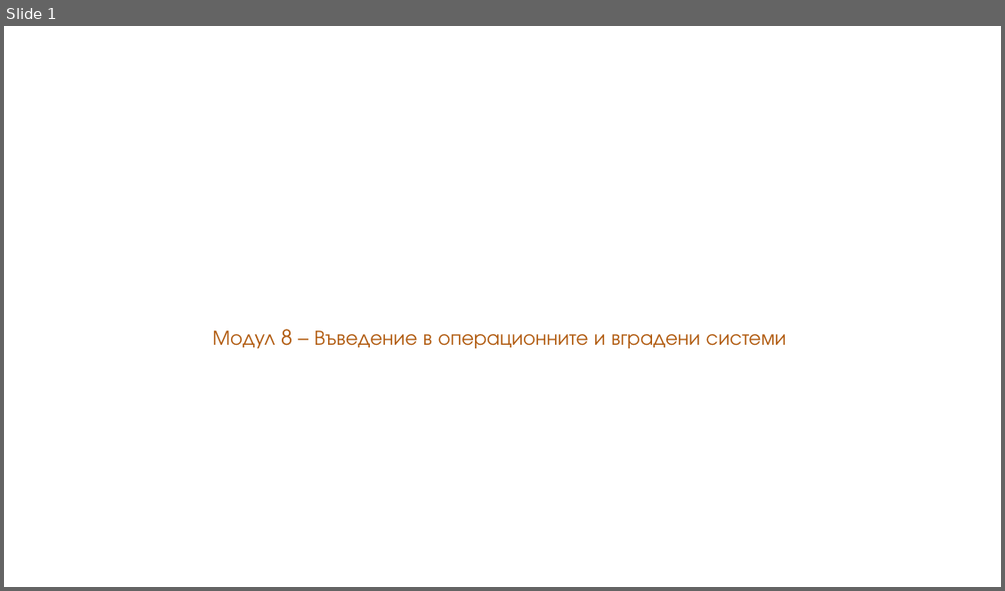
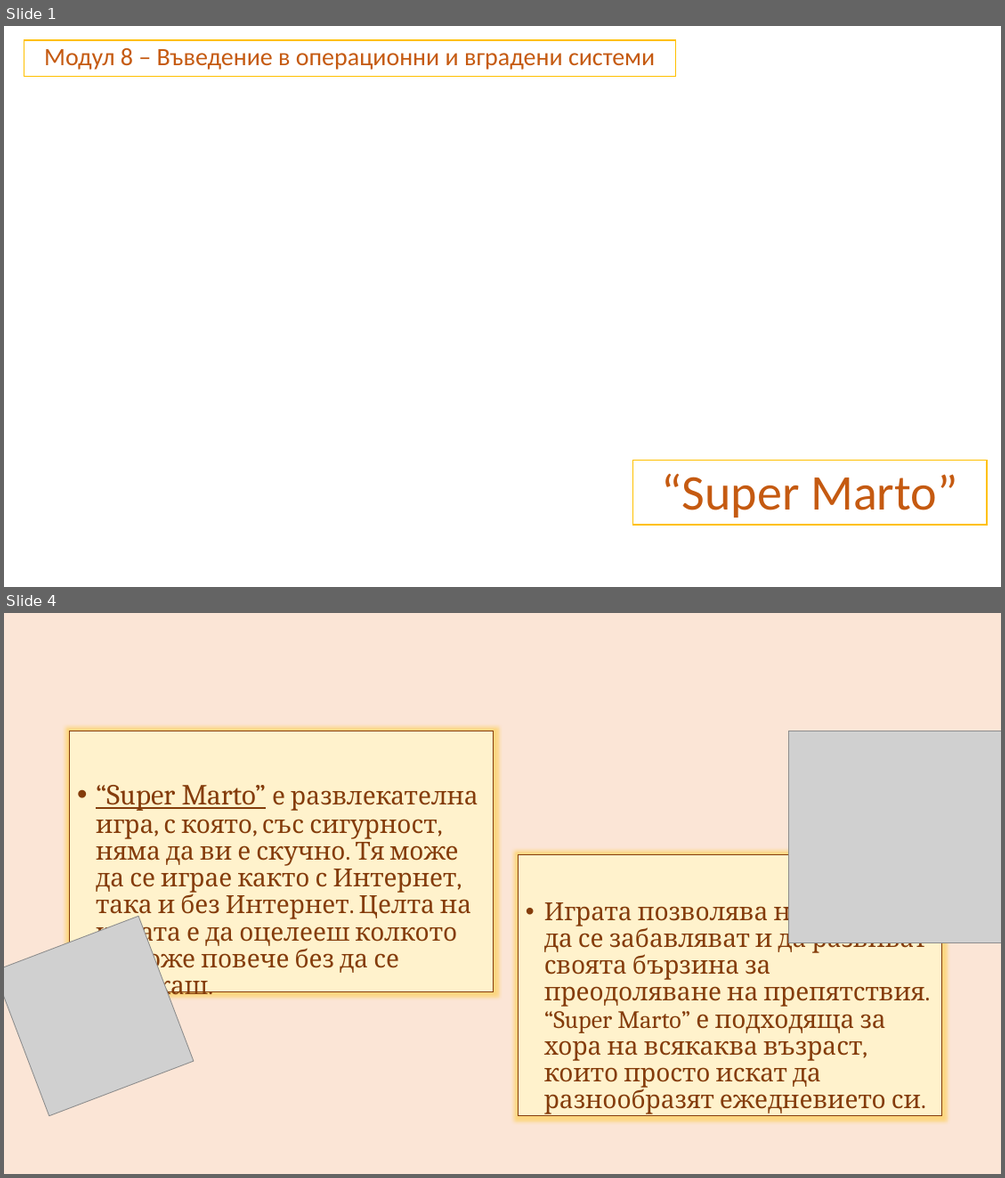
Before and after one commit to HristiyanIliev06/Super_Marto, a slide deck: Презентация - 8.pptx. Shown one above the other, each under a label of ours: slide 1 before the commit, slides 1 and 4 after it; the slides between them are not shown. The pictures are 1005x591 and 1005x1178 pixels, drawn with LibreOffice and Linux fonts; fonts in the diff are those of the drawing; grey boxes stand for pictures; background and template pictures are left out. Boxes give left, top, right and bottom in pixels: in the first picture for what was removed or moved away, otherwise in the second. Text is boxed around its words. In the diff, an @@ line names an element or a change of style, - is before the commit and + after.

```diff
--- a/Презентация - 8.pptx
+++ b/Презентация - 8.pptx
@@ slide 4 added at [4,613,1001,1174], background #FBE5D6 @@
@@ text added at [70,731,494,992], fill #FFF2CC, outline #843C0B 1 pt, 24 pt, text #843C0B @@
+• “Super Marto” е развлекателна игра, с която, със сигурност, няма да ви е скучно. Тя може да се играе както с Интернет, така и без Интернет. Целта на играта е да оцелееш колкото се може повече без да се блъскаш.
@@ picture added at [789,731,1001,943] @@
@@ text added at [518,854,942,1116], fill #FFF2CC, outline #843C0B 1 pt, 24 pt, text #843C0B @@
+• Играта позволява на играчите да се забавляват и да развиват своята бързина за преодоляване на препятствия. “Super Marto” е подходяща за хора на всякаква възраст, които просто искат да разнообразят ежедневието си.
@@ picture added at [4,916,194,1116] @@
@@ slide 1 changed as well @@
@@ subtitle "Модул 8 – Въведение в ...": place and size @@
-subtitle "Модул 8 – Въведение в ..." at [212,329,786,348]
+subtitle "Модул 8 – Въведение в ..." at [24,40,676,77]
@@ subtitle "Модул 8 – Въведение в ..." at [24,40,676,77]: fill none to #FFFFFF; outline none to #FFC000 1 pt @@
@@ subtitle at [44,48,655,70]: text changed; size 20 to 24 pt; font TeX Gyre Adventor to Calibri; text colour #B0590E to #C55A11 @@
-Модул 8 – Въведение в операционните и вградени системи
+Модул 8 – Въведение в операционни и вградени системи
@@ title added at [633,459,987,524], fill #FFFFFF, outline #FFC000 1 pt, 48 pt, text #C55A11 @@
+“Super Marto”
```
Also in this commit, not shown: 10 other slides added, 1 other file.
